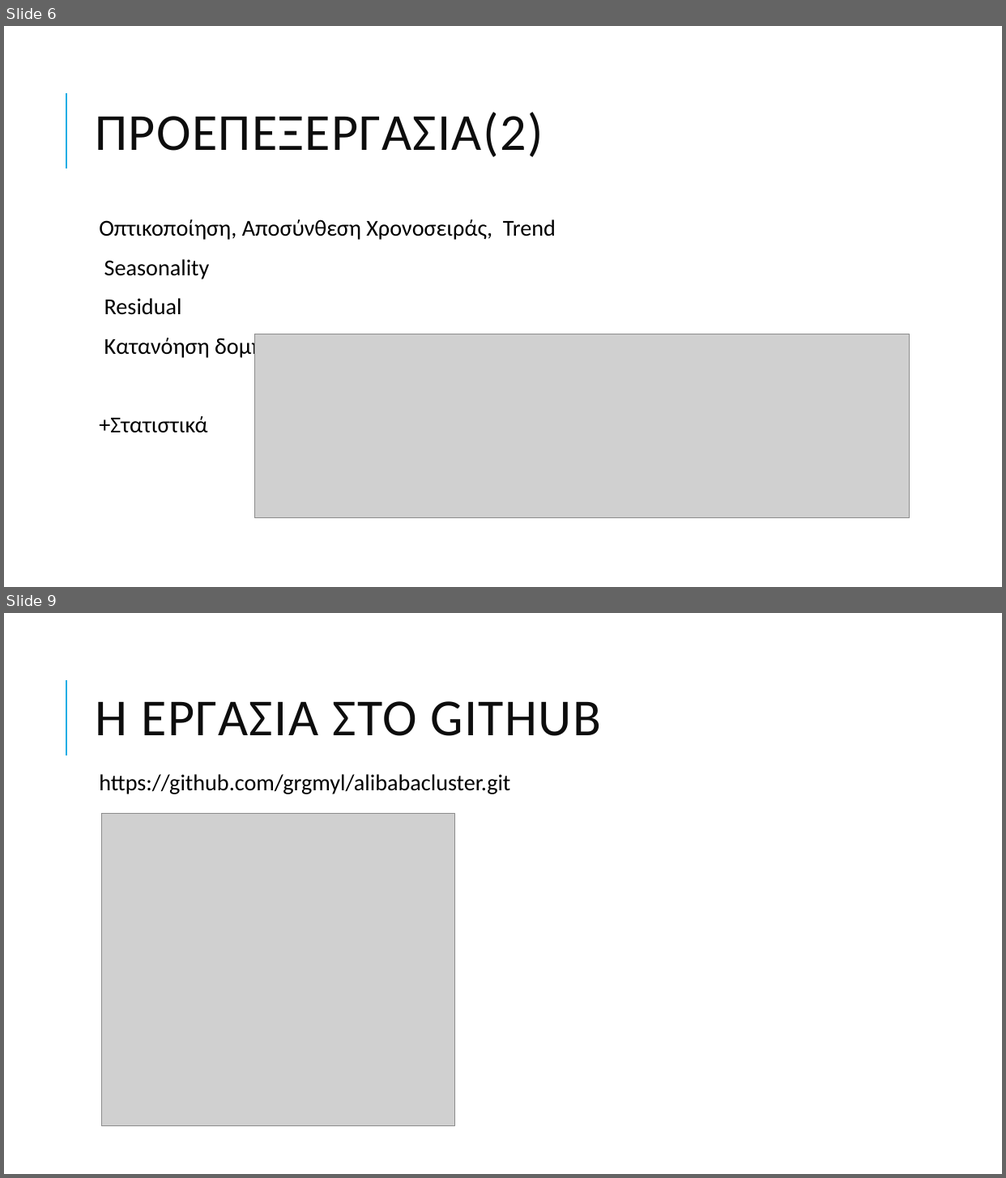
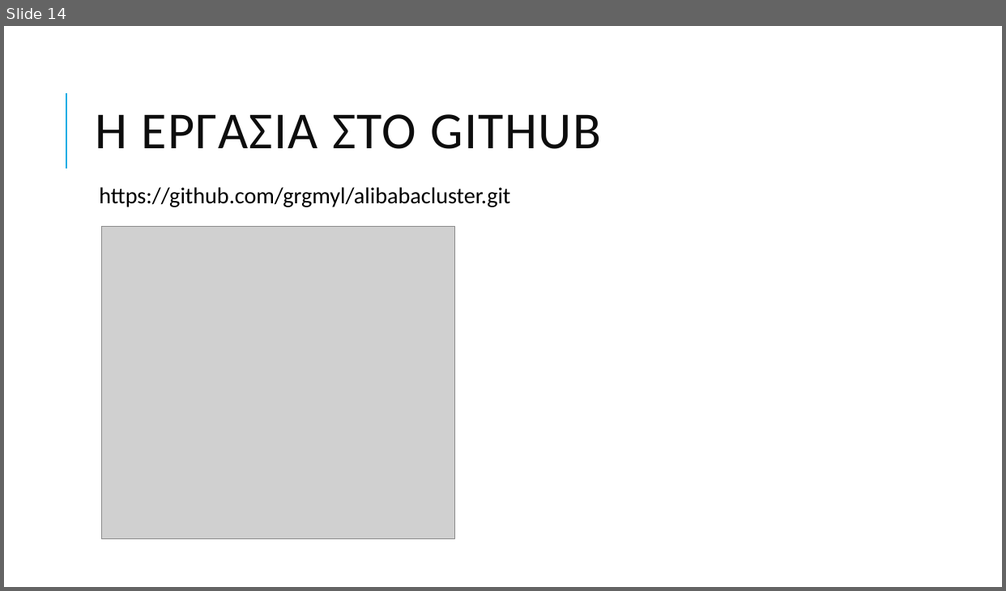
Before and after one commit to grgmyl/alibabacluster, a slide deck: parousiasidiktia.pptx. Shown one above the other, each under a label of ours: slides 6 and 9 before the commit, slide 14 after it; the slides between them are not shown. The pictures are 1006x1178 and 1006x591 pixels, drawn with LibreOffice and Linux fonts; fonts in the diff are those of the drawing; grey boxes stand for pictures. Boxes give left, top, right and bottom in pixels: in the first picture for what was removed or moved away, otherwise in the second. Text is boxed around its words. In the diff, an @@ line names an element or a change of style, - is before the commit and + after.

```diff
--- a/parousiasidiktia.pptx
+++ b/parousiasidiktia.pptx
@@ slide 6 removed at (x1=4, y1=26, x2=1002, y2=587), background #FFFFFF; not listed: 1 template element that a slide beside it also shows @@
@@ title removed at (x1=96, y1=112, x2=543, y2=157) @@
-ΠΡΟΕΠΕΞΕΡΓΑΣΊΑ(2)
@@ text removed at (x1=99, y1=220, x2=556, y2=433) @@
-  Οπτικοποίηση, Αποσύνθεση Χρονοσειράς, Trend
-  Seasonality
-  Residual
-  Κατανόηση δομής δεδομένων
-  +Στατιστικά
@@ picture removed at (x1=255, y1=335, x2=909, y2=518) @@
@@ what was slide 9 is now slide 14 @@
```
Also in this commit, not shown: 6 slides changed, 8 slides added, 1 other slide removed.
